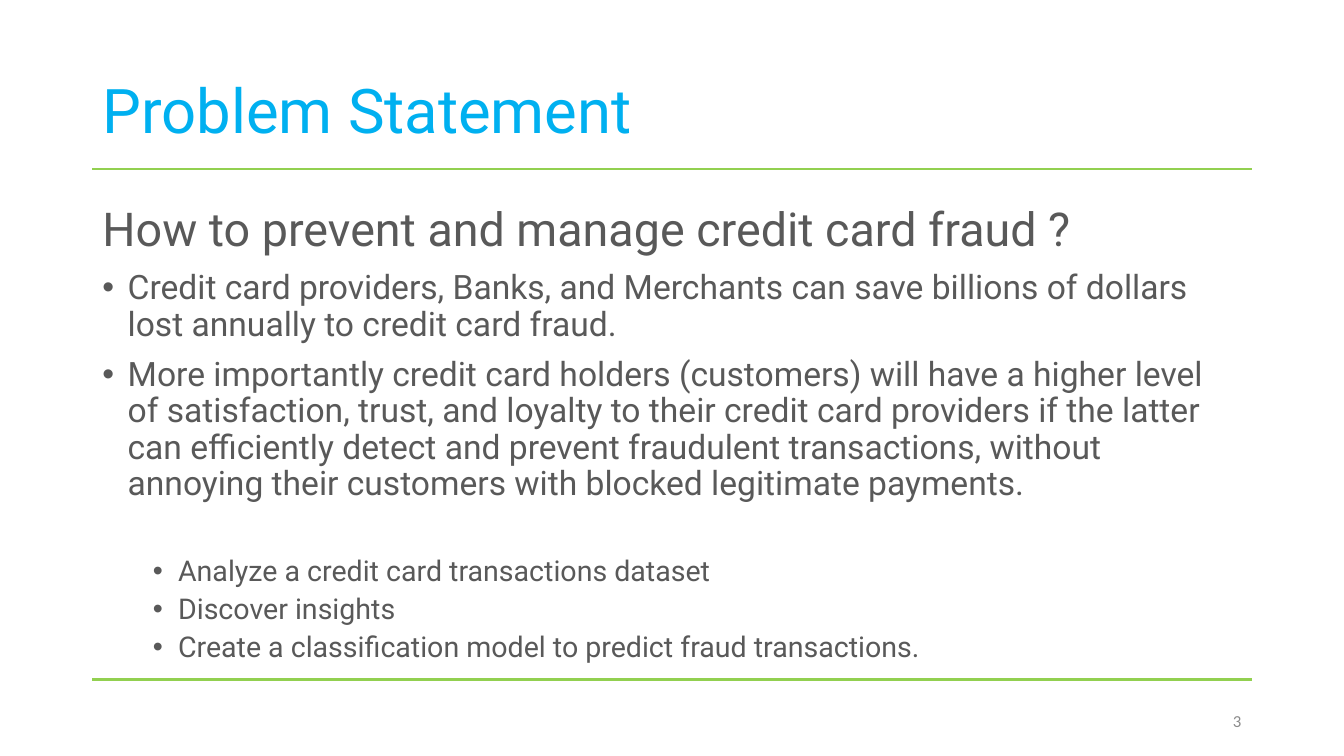
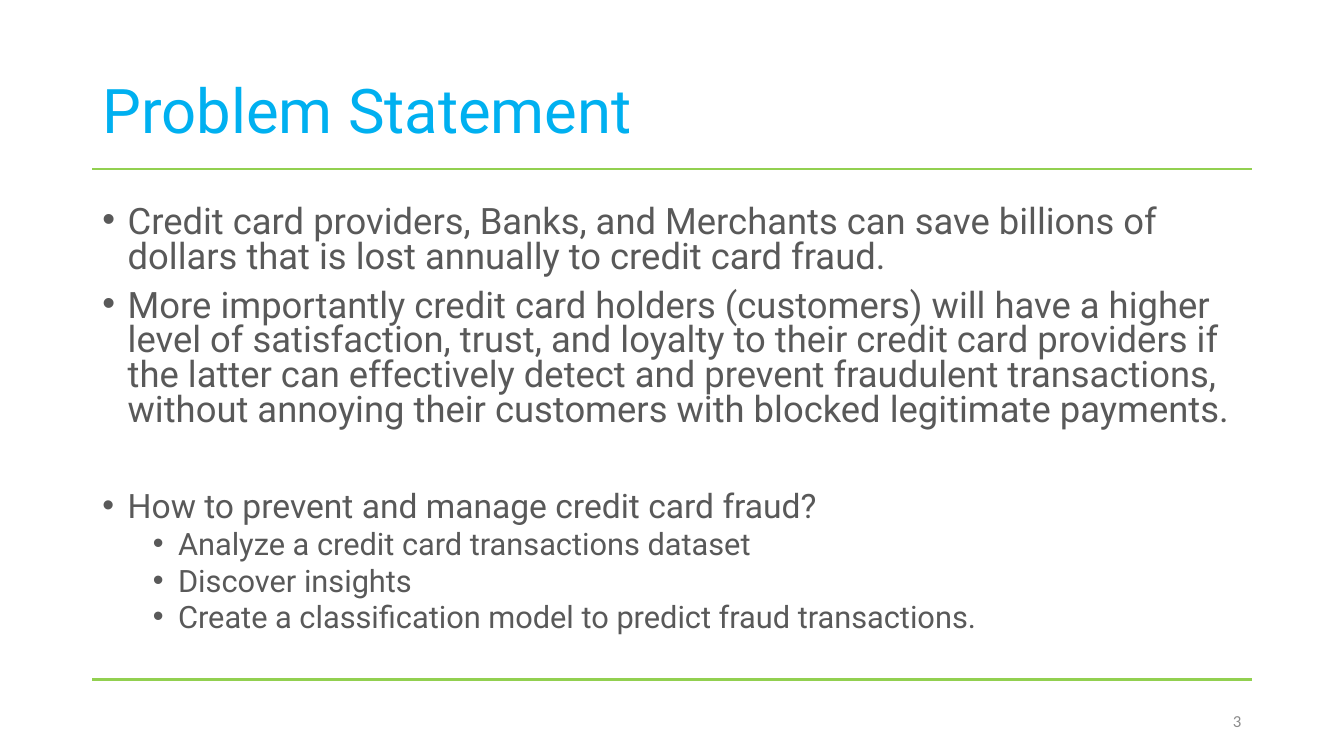
Before and after one commit to hizak/Metis_T5_DS_Projects, a slide deck: slide 3 of Credit Card Fraud Project.pptx. Drawn at 1344x756 pixels with LibreOffice and Linux fonts; fonts in the diff are those of the drawing. Boxes give left, top, right and bottom in pixels: in the first picture for what was removed or moved away, otherwise in the second. Text is boxed around its words. In the diff, an @@ line names an element or a change of style, - is before the commit and + after.

```diff
--- a/Credit Card Fraud Project.pptx
+++ b/Credit Card Fraud Project.pptx
@@ text at box(128, 206, 1229, 525): text changed; size 24.1 to 26 pt @@
-How to prevent and manage credit card fraud ?
-• Credit card providers, Banks, and Merchants can save billions of dollars lost annually to credit card fraud.
-• More importantly credit card holders (customers) will have a higher level of satisfaction, trust, and loyalty to their credit card providers if the latter can efficiently detect and prevent fraudulent transactions, without annoying their customers with blocked legitimate payments.
+• Credit card providers, Banks, and Merchants can save billions of dollars that is lost annually to credit card fraud.
+• More importantly credit card holders (customers) will have a higher level of satisfaction, trust, and loyalty to their credit card providers if the latter can effectively detect and prevent fraudulent transactions, without annoying their customers with blocked legitimate payments.
+• How to prevent and manage credit card fraud?
@@ text at box(178, 532, 976, 635): size 20.4 to 22 pt in "Analyze a credit card transactions dataset", "Discover insights", "Create a classification model to predict fraud ..."; line spacing 0.9 to 0.8 @@
```
Also in this commit, not shown: 2 other slides changed, 2 slides added, 1 slide removed, 1 other file.
